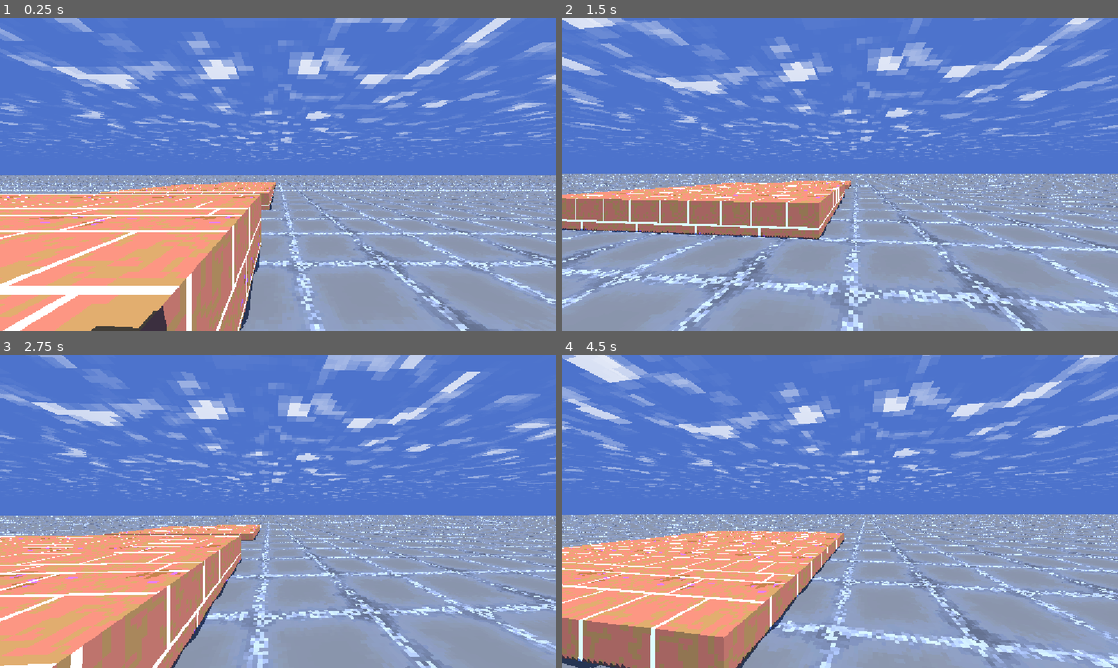
Above: before the commit, frames 1-4 (two rows, left to right).
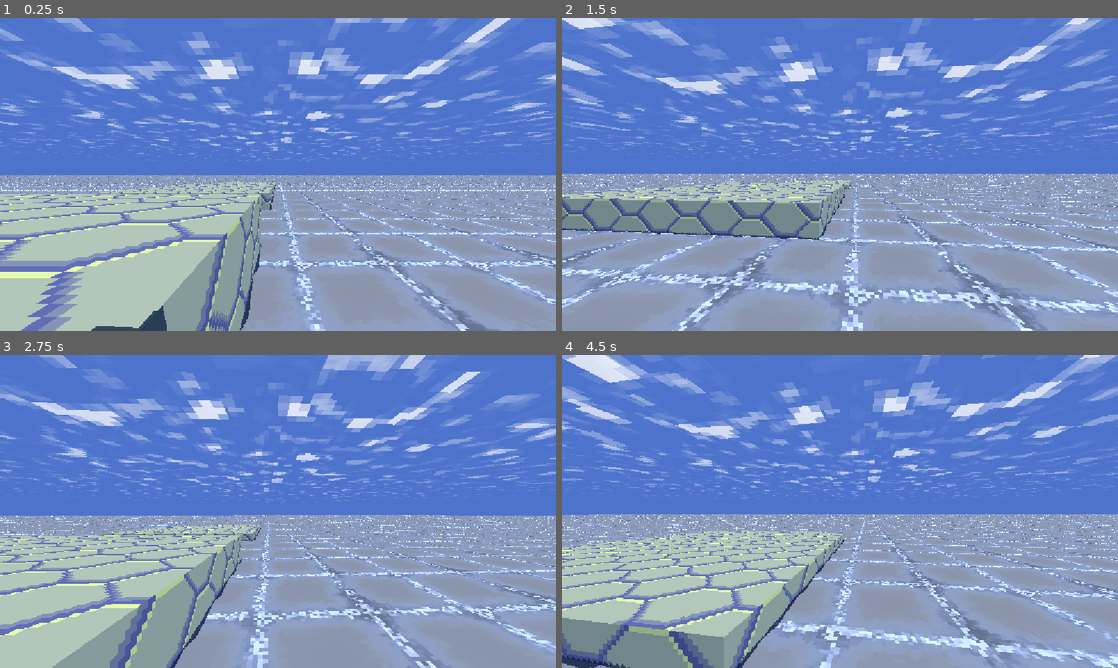
Above: after the commit, the same moments.

Repository: UnBuiltTree/Texel
Game: Godot game, scene res://scenes/main.tscn
Same seed, same stepped clock (60 frames per second), same inputs: the game is played once before the commit and once after it.
Inputs (mouse positions are in pixels of both pictures, inside the frame that each line leads up to):
- Up to frame 1 (0.25 s): no input
- Up to frame 2 (1.5 s): tap Enter at 0.5 s; move the mouse to (867, 174) at 0.52 s; hold W (move_forward) from 0.53 s (still down); tap Space (jump) at 0.77 s; move the mouse to (812, 174) at 1.27 s
- Up to frame 3 (2.75 s): keep holding W (move_forward); tap Space (jump) at 1.52 s; move the mouse to (289, 505) at 2.02 s
- Up to frame 4 (4.5 s): keep holding W (move_forward); move the mouse to (834, 517) at 2.77 s; tap Space (jump) at 3.02, 3.77 s; move the mouse to (878, 514) at 3.52 s; move the mouse to (795, 508) at 4.27 s

The runs differ from the first frame. In frame 1, 21% of the frame differs, in the area x 0-50%, y 52-100%; in frame 2, 7.5%; in frame 3, 17%; in frame 4, 17%.

Commit message:
fix incorrect texture flip

Diff:
--- a/materials/texel_basic2.tres
+++ b/materials/texel_basic2.tres
@@ -1,7 +1,7 @@
 [gd_resource type="ShaderMaterial" load_steps=3 format=3 uid="uid://b60jlfxd1owjs"]
 
 [ext_resource type="Shader" uid="uid://c8j8drk0spacs" path="res://shaders/texelShader.gdshader" id="1_4hxuc"]
-[ext_resource type="Texture2D" uid="uid://dwxao3gqraroj" path="res://textures/odd_brick.png" id="2_eruoy"]
+[ext_resource type="Texture2D" uid="uid://bcwome0ns63ri" path="res://textures/hexBrick.png" id="2_eruoy"]
 
 [resource]
 render_priority = 0
--- a/shaders/texelShader.gdshader
+++ b/shaders/texelShader.gdshader
@@ -30,9 +30,9 @@
     vec2 ts = vec2(textureSize(TEX, 0));
     vec3 scaled = p / TEXTURE_SCALE;
 
-    vec2 uvx = (floor(scaled.zy * ts) + 0.5) / ts;
+    vec2 uvx = (floor(scaled.zy * -ts) + 0.5) / ts;
     vec2 uvy = (floor(scaled.xz * ts) + 0.5) / ts;
-    vec2 uvz = (floor(scaled.xy * ts) + 0.5) / ts;
+    vec2 uvz = (floor(scaled.xy * -ts) + 0.5) / ts;
 
     if (normal.x < 0.0) uvx.x = 1.0 - uvx.x;
     if (normal.y < 0.0) uvy.x = 1.0 - uvy.x;
Binary file added: textures/hexBrick.png
Not shown, added: textures/hexBrick.png.import
Binary file added: textures/hexBrick2.png
Not shown, added: textures/hexBrick2.png.import
